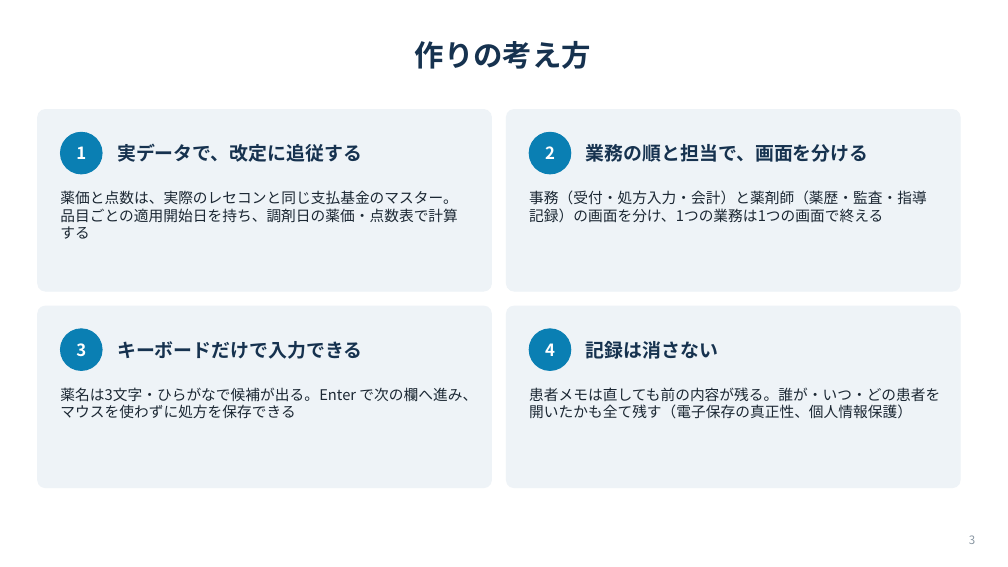
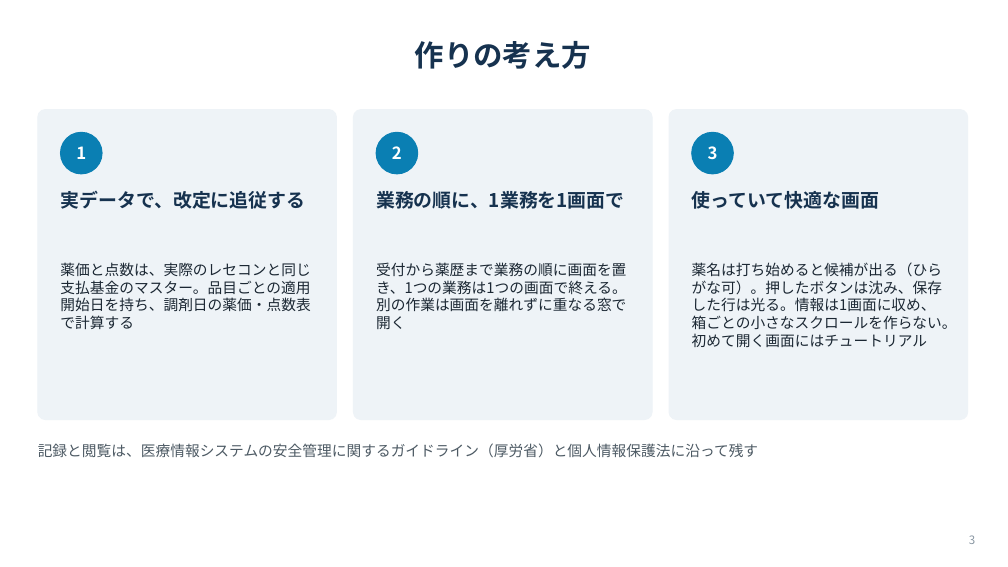
Before and after one commit to Raion613/pharmacy-app, a slide deck: slide 3 of docs/紹介資料.pptx. Drawn at 1008x567 pixels with LibreOffice and Linux fonts; fonts in the diff are those of the drawing. Boxes give left, top, right and bottom in pixels: in the first picture for what was removed or moved away, otherwise in the second. Text is boxed around its words. In the diff, an @@ line names an element or a change of style, - is before the commit and + after.

```diff
--- a/docs/紹介資料.pptx
+++ b/docs/紹介資料.pptx
@@ rounded rectangle: place and size @@
-rounded rectangle at bbox=[38, 110, 492, 291]
+rounded rectangle at bbox=[38, 110, 337, 420]
@@ rounded rectangle: place and size @@
-rounded rectangle at bbox=[507, 110, 960, 291]
+rounded rectangle at bbox=[353, 110, 652, 420]
@@ proportions changed in 3 elements at bbox=[38, 110, 337, 420], bbox=[353, 110, 652, 420], bbox=[669, 110, 968, 420] @@
@@ rounded rectangle: place and size @@
-rounded rectangle at bbox=[38, 306, 492, 488]
+rounded rectangle at bbox=[669, 110, 968, 420]
@@ text "2": place and size @@
-text "2" at bbox=[545, 146, 555, 159]
+text "2" at bbox=[392, 146, 402, 159]
@@ ellipse: place and size @@
-ellipse at bbox=[529, 132, 571, 174]
+ellipse at bbox=[376, 132, 417, 174]
@@ text "3": place and size @@
-text "3" at bbox=[76, 343, 86, 356]
+text "3" at bbox=[708, 146, 718, 160]
@@ ellipse: place and size @@
-ellipse at bbox=[60, 329, 102, 371]
+ellipse at bbox=[692, 132, 734, 174]
@@ text "実データで、改定に追従する": place and size @@
-text "実データで、改定に追従する" at bbox=[117, 144, 362, 162]
+text "実データで、改定に追従する" at bbox=[60, 191, 305, 209]
@@ text "実データで、改定に追従する" at bbox=[60, 191, 305, 209]: vertical alignment middle to top @@
@@ text "業務の順に、1業務を1画面で" at bbox=[376, 191, 625, 209]: vertical alignment middle to top @@
@@ text at bbox=[376, 191, 625, 209]: text changed @@
-業務の順と担当で、画面を分ける
+業務の順に、1業務を1画面で
@@ text added at bbox=[692, 191, 879, 209], 18 pt, text #16324F, bold @@
+使っていて快適な画面
@@ text "薬価と点数は、実際のレセコンと同じ支払基金のマスター。品目ごとの適用開始日を持ち、調剤日の薬価・点数表で計算する" rewrapped from bbox=[60, 190, 457, 239] to bbox=[60, 262, 310, 329] @@
@@ text at bbox=[376, 262, 627, 329]: text changed @@
-事務（受付・処方入力・会計）と薬剤師（薬歴・監査・指導記録）の画面を分け、1つの業務は1つの画面で終える
+受付から薬歴まで業務の順に画面を置き、1つの業務は1つの画面で終える。別の作業は画面を離れずに重なる窓で開く
@@ text at bbox=[692, 262, 957, 347]: text changed @@
-薬名は3文字・ひらがなで候補が出る。Enter で次の欄へ進み、マウスを使わずに処方を保存できる
+薬名は打ち始めると候補が出る（ひらがな可）。押したボタンは沈み、保存した行は光る。情報は1画面に収め、箱ごとの小さなスクロールを作らない。初めて開く画面にはチュートリアル
@@ rounded rectangle removed at bbox=[507, 306, 960, 488] @@
@@ ellipse removed at bbox=[529, 329, 571, 371] @@
@@ text removed at bbox=[117, 341, 362, 359] @@
-キーボードだけで入力できる
@@ text removed at bbox=[545, 343, 555, 356] @@
-4
@@ text removed at bbox=[586, 341, 718, 359] @@
-記録は消さない
@@ text removed at bbox=[529, 387, 940, 419] @@
-患者メモは直しても前の内容が残る。誰が・いつ・どの患者を開いたかも全て残す（電子保存の真正性、個人情報保護）
@@ text added at bbox=[38, 443, 758, 457], 14 pt, text #4D5A64 @@
+記録と閲覧は、医療情報システムの安全管理に関するガイドライン（厚労省）と個人情報保護法に沿って残す
```
Also in this commit, not shown: 3 slides added, 12 slides removed.
